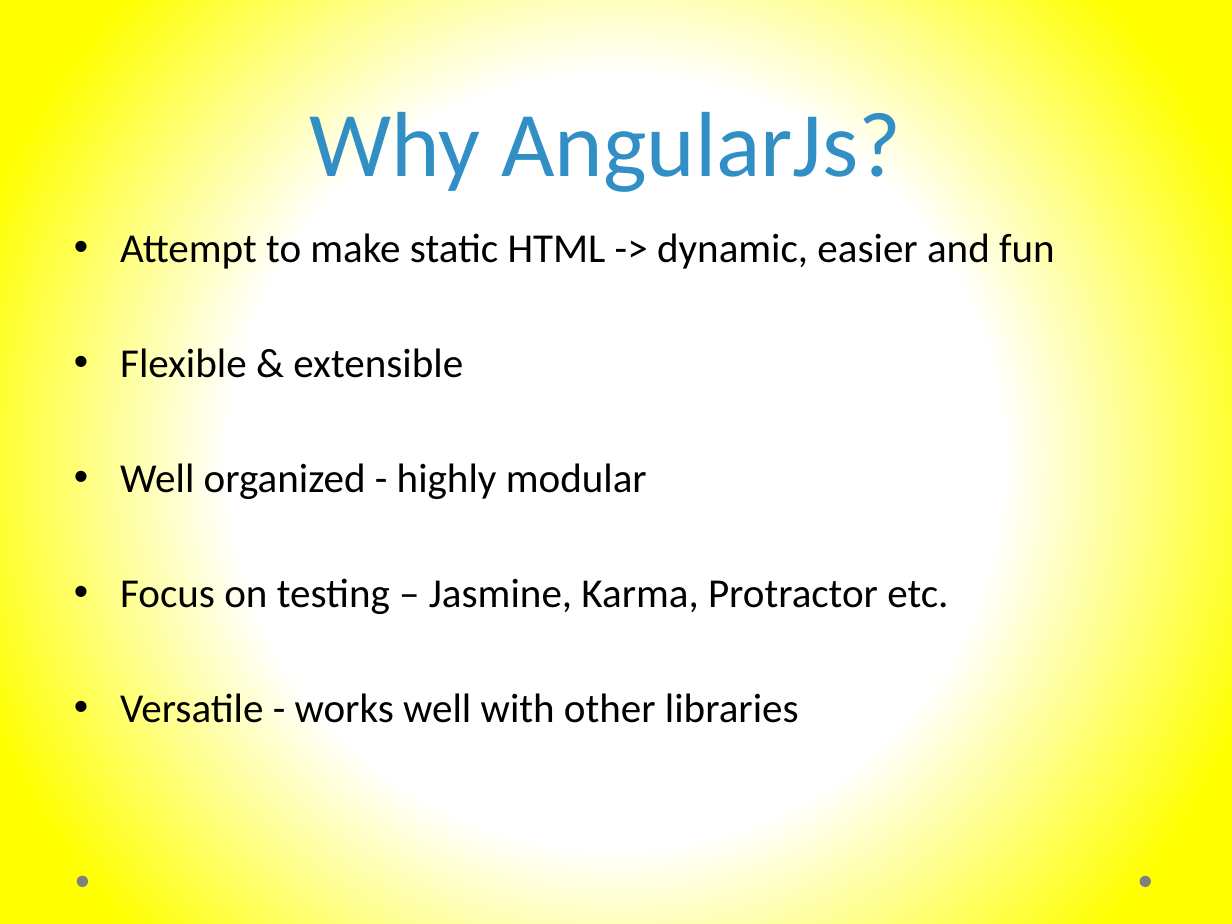
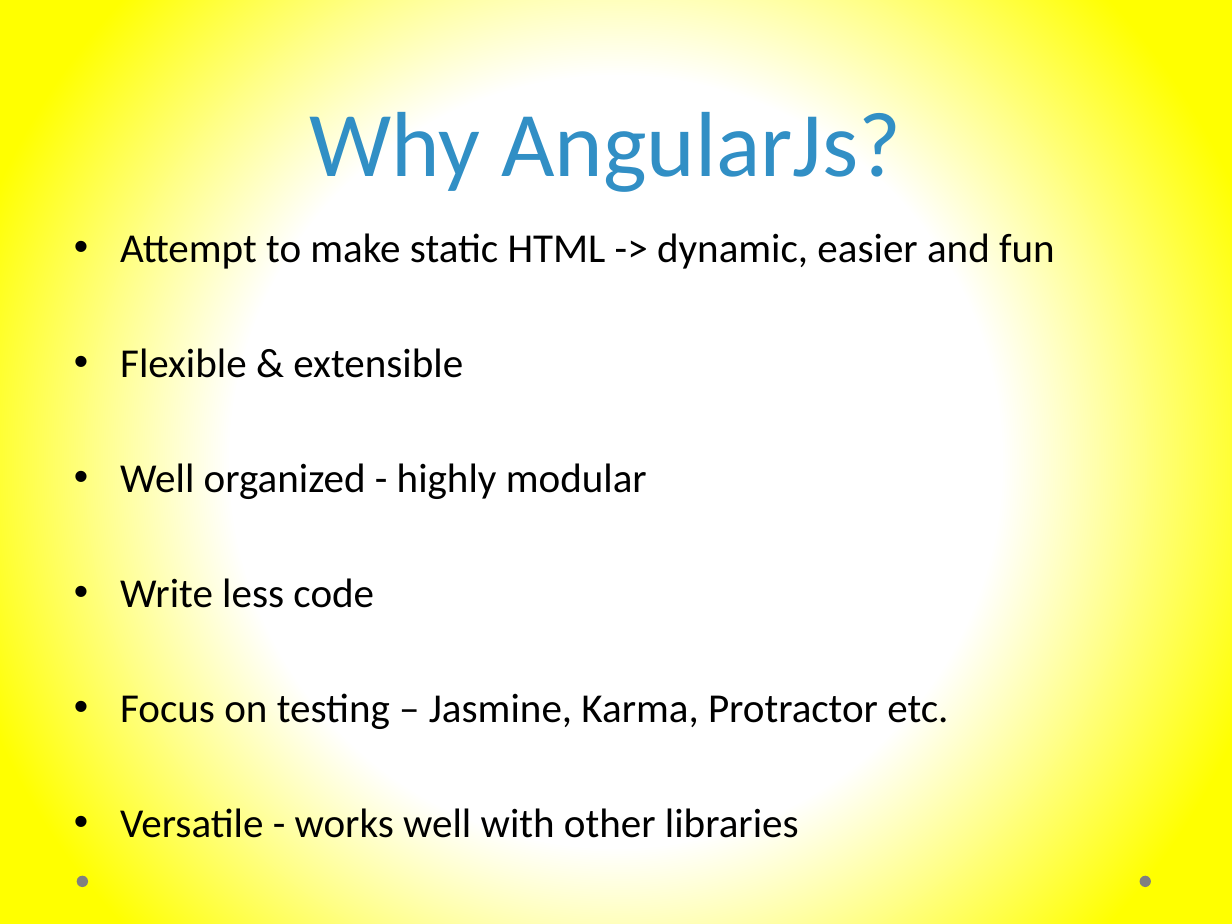
Before and after one commit to murtazahaveliwala/technext-angularjs-demo, a slide deck: slide 4 of Introduction to AngularJs.pptx (slide 3 before the commit). Drawn at 1232x924 pixels with LibreOffice and Linux fonts; fonts in the diff are those of the drawing. Boxes give left, top, right and bottom in pixels: in the first picture for what was removed or moved away, otherwise in the second. Text is boxed around its words. In the diff, an @@ line names an element or a change of style, - is before the commit and + after.

```diff
--- a/Introduction to AngularJs.pptx
+++ b/Introduction to AngularJs.pptx
@@ text at [120,574,374,618]: paragraph added @@
+• Write less code
```
Also in this commit, not shown: 10 other slides changed, 5 slides added, 1 slide removed, 1 other file.
